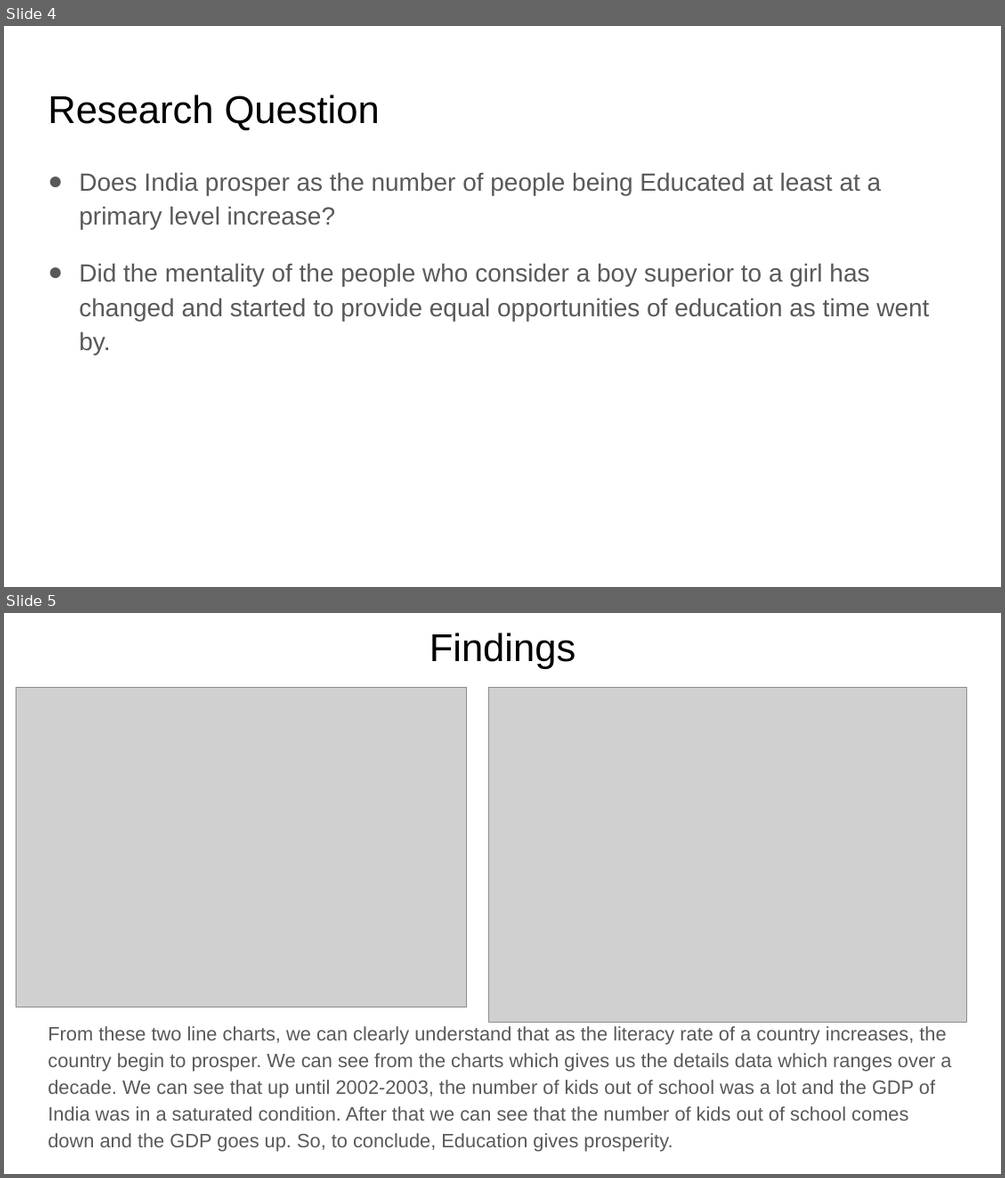
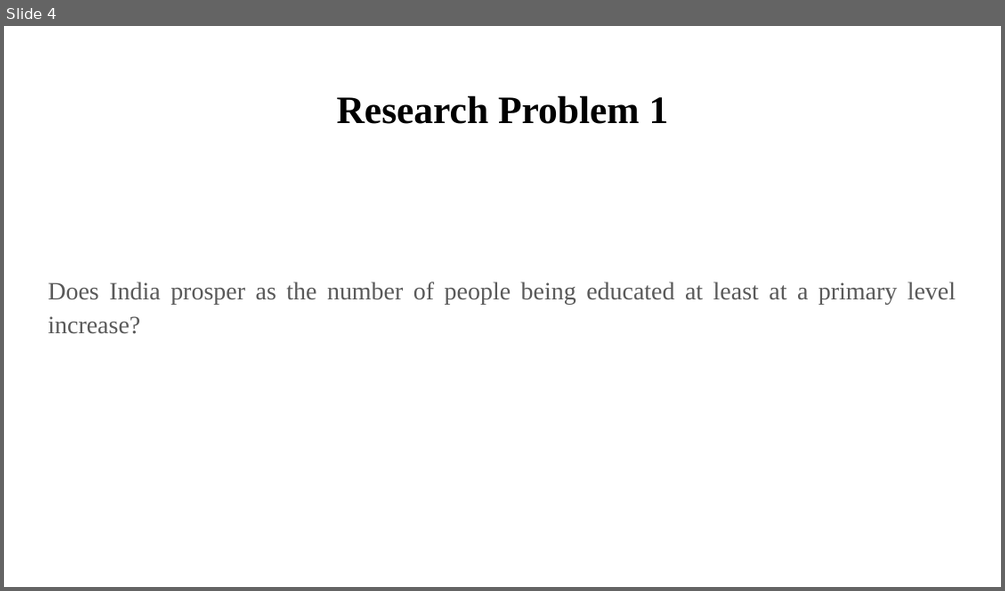
Before and after one commit to Rohithsoman/EdX-Python4DS, a slide deck: DSE 200X_ Mini Project Presentation - Rohith Soman.pptx. Shown one above the other, each under a label of ours: slides 4 and 5 before the commit, slide 4 after it. The pictures are 1005x1178 and 1005x591 pixels, drawn with LibreOffice and Linux fonts; fonts in the diff are those of the drawing; grey boxes stand for pictures. Boxes give left, top, right and bottom in pixels: in the first picture for what was removed or moved away, otherwise in the second. Text is boxed around its words. In the diff, an @@ line names an element or a change of style, - is before the commit and + after.

```diff
--- a/DSE 200X_ Mini Project Presentation - Rohith Soman.pptx
+++ b/DSE 200X_ Mini Project Presentation - Rohith Soman.pptx
@@ slide 5 removed at (x1=4, y1=613, x2=1001, y2=1174), background #FFFFFF @@
@@ title removed at (x1=429, y1=633, x2=576, y2=669) @@
-Findings
@@ picture removed at (x1=16, y1=687, x2=467, y2=1006) @@
@@ picture removed at (x1=488, y1=687, x2=967, y2=1022) @@
@@ text removed at (x1=48, y1=1026, x2=951, y2=1151) @@
-From these two line charts, we can clearly understand that as the literacy rate of a country increases, the country begin to prosper. We can see from the charts which gives us the details data which ranges over a decade. We can see that up until 2002-2003, the number of kids out of school was a lot and the GDP of India was in a saturated condition. After that we can see that the number of kids out of school comes down and the GDP goes up. So, to conclude, Education gives prosperity.
@@ slide 4 changed as well @@
@@ title at (x1=337, y1=95, x2=669, y2=124): text changed; font Arial to Times New Roman; bold on @@
-Research Question
+Research Problem 1
@@ text at (x1=48, y1=281, x2=955, y2=334): text changed; font Arial to Times New Roman @@
-● Does India prosper as the number of people being Educated at least at a primary level increase?
-● Did the mentality of the people who consider a boy superior to a girl has changed and started to provide equal opportunities of education as time went by.
+Does India prosper as the number of people being educated at least at a primary level increase?
```
Also in this commit, not shown: 5 other slides changed, 4 slides added, 1 other slide removed.
